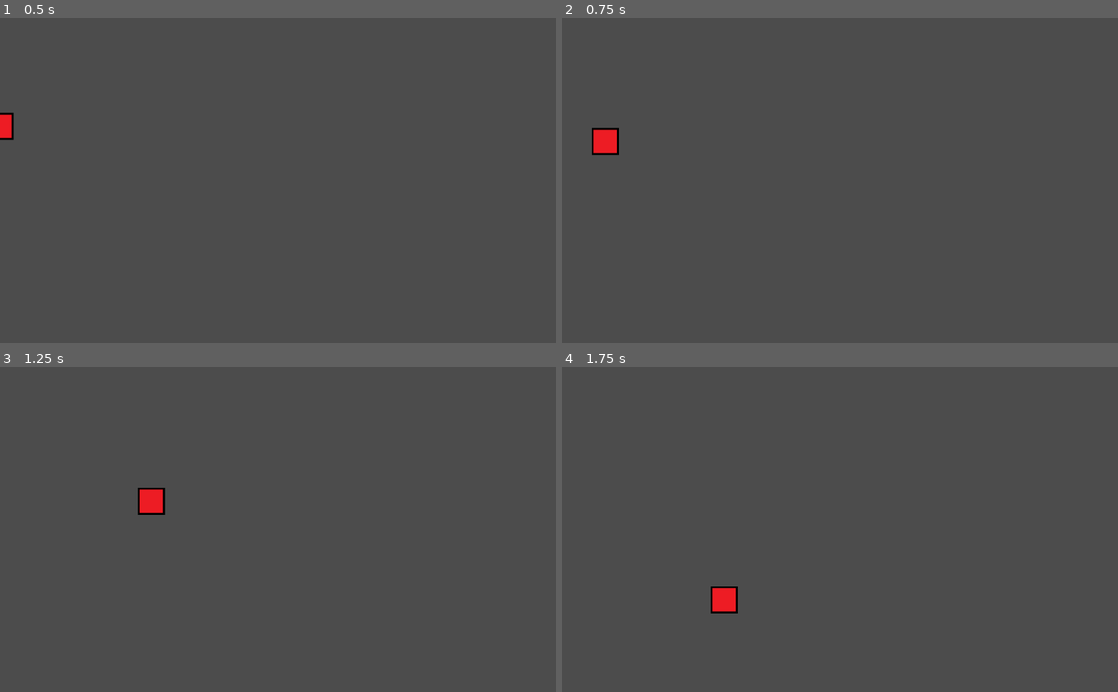
Above: before the commit, frames 1-4 (two rows, left to right).
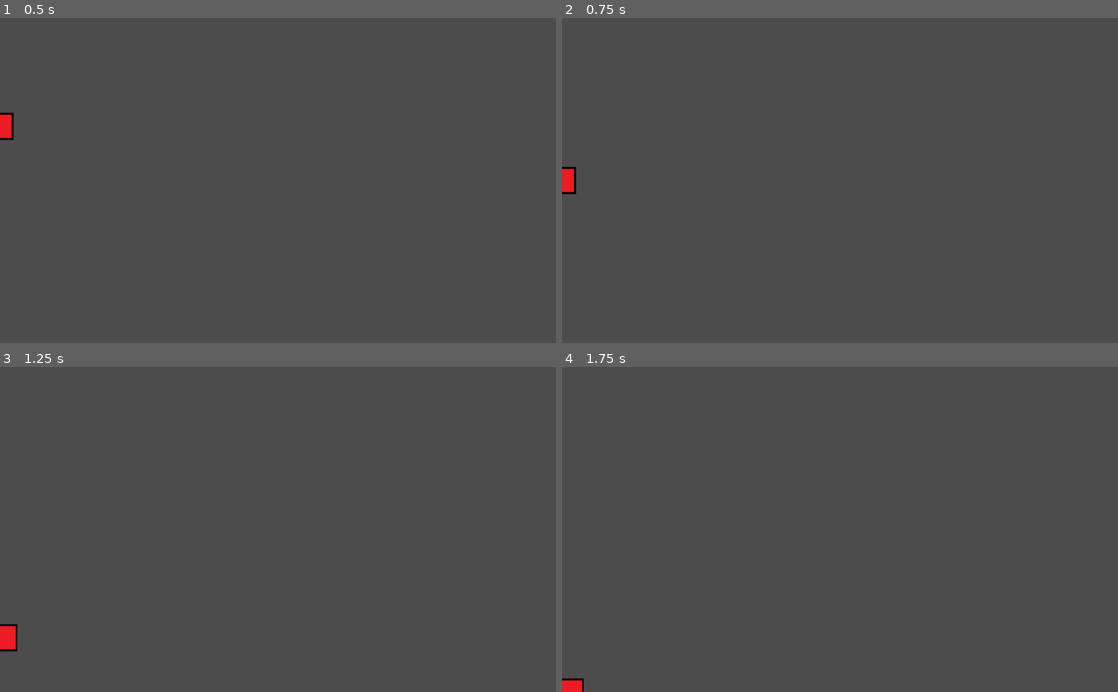
Above: after the commit, the same moments.

Repository: Pyro569/Stranded-in-the-Sewers
Game: Godot game, scene res://MainScene.tscn
Two runs of this game, one before a commit and one after it. Both use one fixed random seed, a clock stepped at 60 frames per second and the inputs below.
Inputs:
- Up to frame 1 (0.5 s): no input
- Up to frame 2 (0.75 s): hold D (move_right) from 0.53 s (still down)
- Up to frame 3 (1.25 s): keep holding D (move_right)
- Up to frame 4 (1.75 s): release D (move_right) at 1.28 s; hold S (move_down) from 1.28 s (still down)

Frame 1 is identical in both runs. In frame 2, 0.6% of the frame differs, in the area x 0-11%, y 33-55%; in frame 3, 0.7%, in the area x 0-30%, y 37-88%; in frame 4, 0.6%.

Commit message:
FRICTION!!!!!!!!!!!!!!!!!!!!!

Diff:
--- a/Assets/Scripts/Player.gd
+++ b/Assets/Scripts/Player.gd
@@ -3,13 +3,15 @@
 
 export var speed = 400 #player speed pixels/sec EXPORT KEY ALLOWS TO SET VALUE IN INSPECTOR
 var screen_size
+var velocity = Vector2.ZERO #player movement vector
 
 func _ready(): #called when node enters scene tree
 	screen_size = get_viewport_rect().size
 
 
+
 func _process(delta): #function _process is called every frame
-	var velocity = Vector2.ZERO #player movement vector
+
 	if Input.is_action_pressed("move_right"):
 		velocity.x += 1
 	if Input.is_action_pressed("move_left"):
@@ -21,6 +23,11 @@
 
 	if velocity.y > -9.8:
 		velocity.y += 0.1 #GRAVITY!!!!!!
+
+	if velocity.x > 0:
+		velocity.x -= 0.5
+	elif velocity.x < 0:
+		velocity.x += 0.5 #FRICTION!!!!!
 
 	if velocity.length() > 0:
 		velocity = velocity.normalized() * speed
